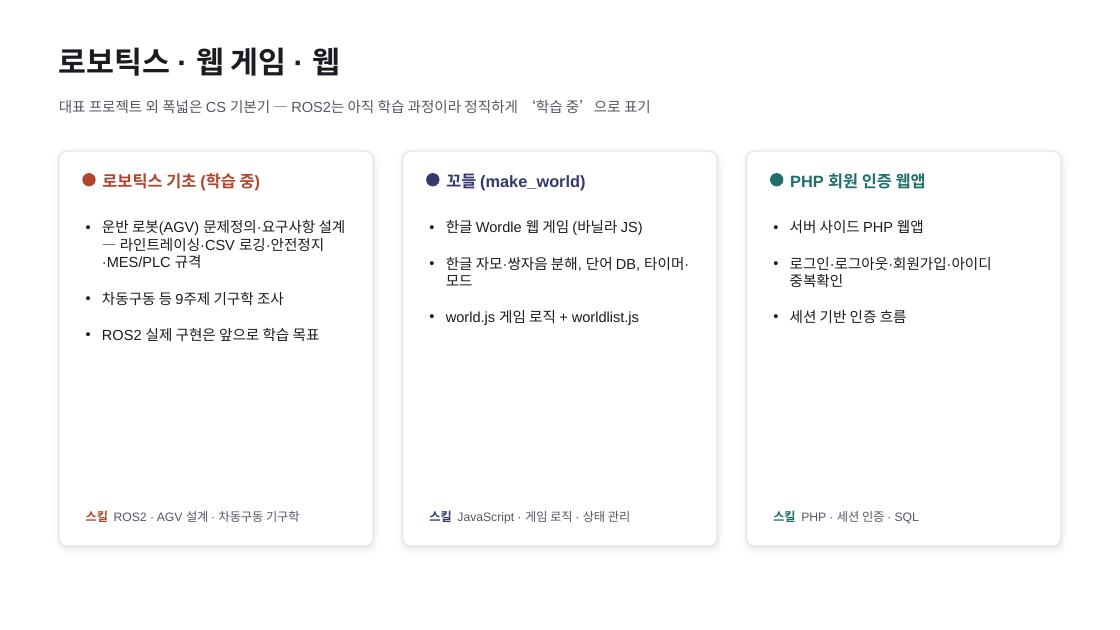
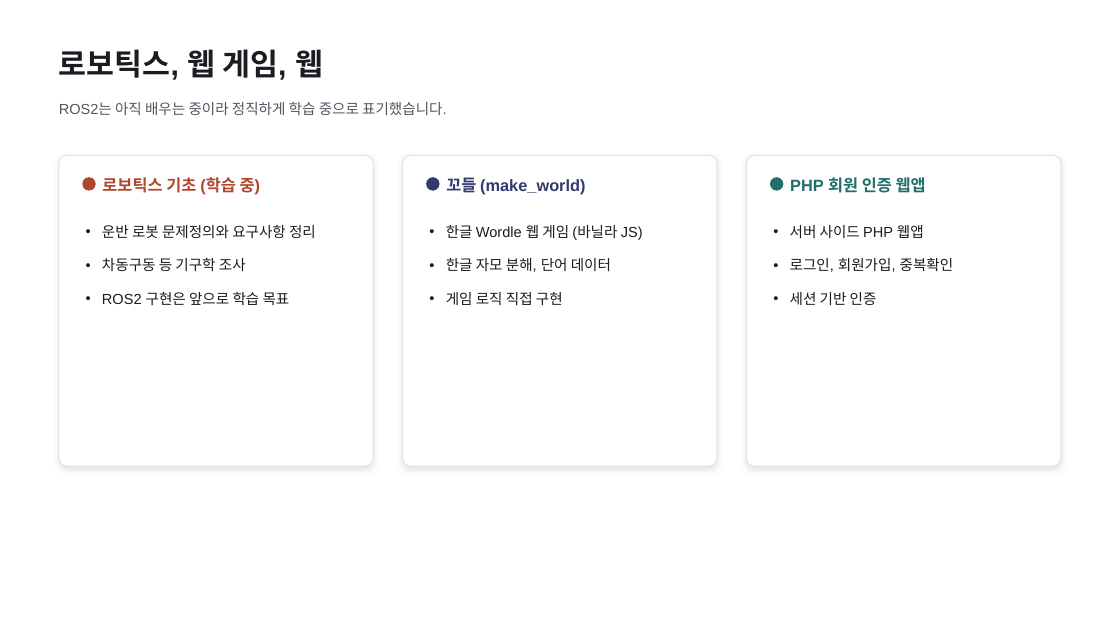
Before and after one commit to G0Sun9M0/portfolio, a slide deck: slide 6 of 고성모_포트폴리오_PPT.pptx. Drawn at 1120x630 pixels with LibreOffice and Linux fonts; fonts in the diff are those of the drawing. Boxes give left, top, right and bottom in pixels: in the first picture for what was removed or moved away, otherwise in the second. Text is boxed around its words. In the diff, an @@ line names an element or a change of style, - is before the commit and + after.

```diff
--- a/고성모_포트폴리오_PPT.pptx
+++ b/고성모_포트폴리오_PPT.pptx
@@ text at bbox=[59, 49, 323, 80]: text changed @@
-로보틱스 · 웹 게임 · 웹
+로보틱스, 웹 게임, 웹
@@ text at bbox=[59, 102, 447, 115]: text changed @@
-대표 프로젝트 외 폭넓은 CS 기본기 — ROS2는 아직 학습 과정이라 정직하게 ‘학습 중’으로 표기
+ROS2는 아직 배우는 중이라 정직하게 학습 중으로 표기했습니다.
@@ rounded rectangle: place and size @@
-rounded rectangle at bbox=[59, 151, 373, 546]
+rounded rectangle at bbox=[59, 155, 373, 466]
@@ rounded rectangle: place and size @@
-rounded rectangle at bbox=[402, 151, 717, 546]
+rounded rectangle at bbox=[402, 155, 717, 466]
@@ rounded rectangle: place and size @@
-rounded rectangle at bbox=[747, 151, 1061, 546]
+rounded rectangle at bbox=[747, 155, 1061, 466]
@@ 3 texts, 3 ellipses: place and size @@
-3 texts, 3 ellipses at bbox=[82, 173, 926, 191]
+3 texts, 3 ellipses at bbox=[82, 177, 926, 195]
@@ text at bbox=[102, 225, 316, 305]: text changed @@
-• 운반 로봇(AGV) 문제정의·요구사항 설계 — 라인트레이싱·CSV 로깅·안전정지·MES/PLC 규격
-• 차동구동 등 9주제 기구학 조사
-• ROS2 실제 구현은 앞으로 학습 목표
+• 운반 로봇 문제정의와 요구사항 정리
+• 차동구동 등 기구학 조사
+• ROS2 구현은 앞으로 학습 목표
@@ text at bbox=[446, 225, 643, 240]: less space between paragraphs @@
@@ text at bbox=[790, 225, 924, 238]: less space between paragraphs @@
@@ text at bbox=[446, 258, 611, 305]: text changed @@
-• 한글 자모·쌍자음 분해, 단어 DB, 타이머·모드
-• world.js 게임 로직 + worldlist.js
+• 한글 자모 분해, 단어 데이터
+• 게임 로직 직접 구현
@@ text at bbox=[790, 258, 954, 305]: text changed @@
-• 로그인·로그아웃·회원가입·아이디 중복확인
-• 세션 기반 인증 흐름
+• 로그인, 회원가입, 중복확인
+• 세션 기반 인증
@@ text removed at bbox=[86, 510, 300, 522] @@
-스킬 ROS2 · AGV 설계 · 차동구동 기구학
@@ text removed at bbox=[429, 510, 630, 524] @@
-스킬 JavaScript · 게임 로직 · 상태 관리
@@ text removed at bbox=[773, 510, 919, 524] @@
-스킬 PHP · 세션 인증 · SQL
```
Also in this commit, not shown: 5 other slides changed, 2 slides added, 5 slides removed, 1 other file.
